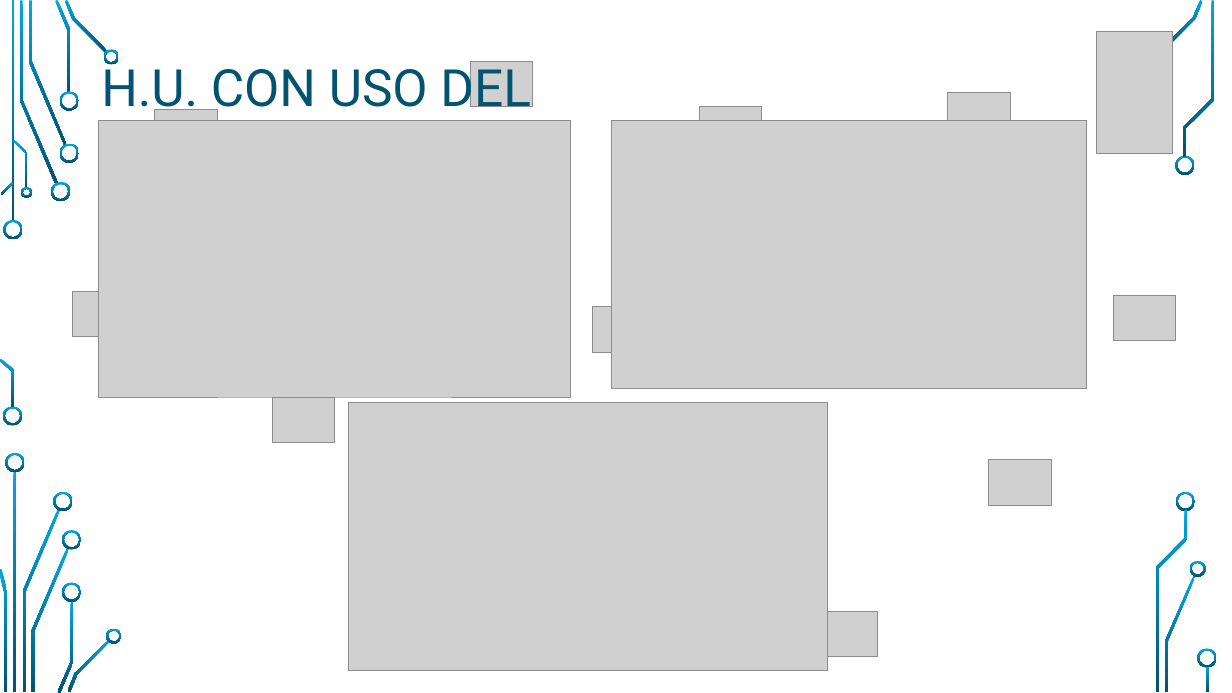
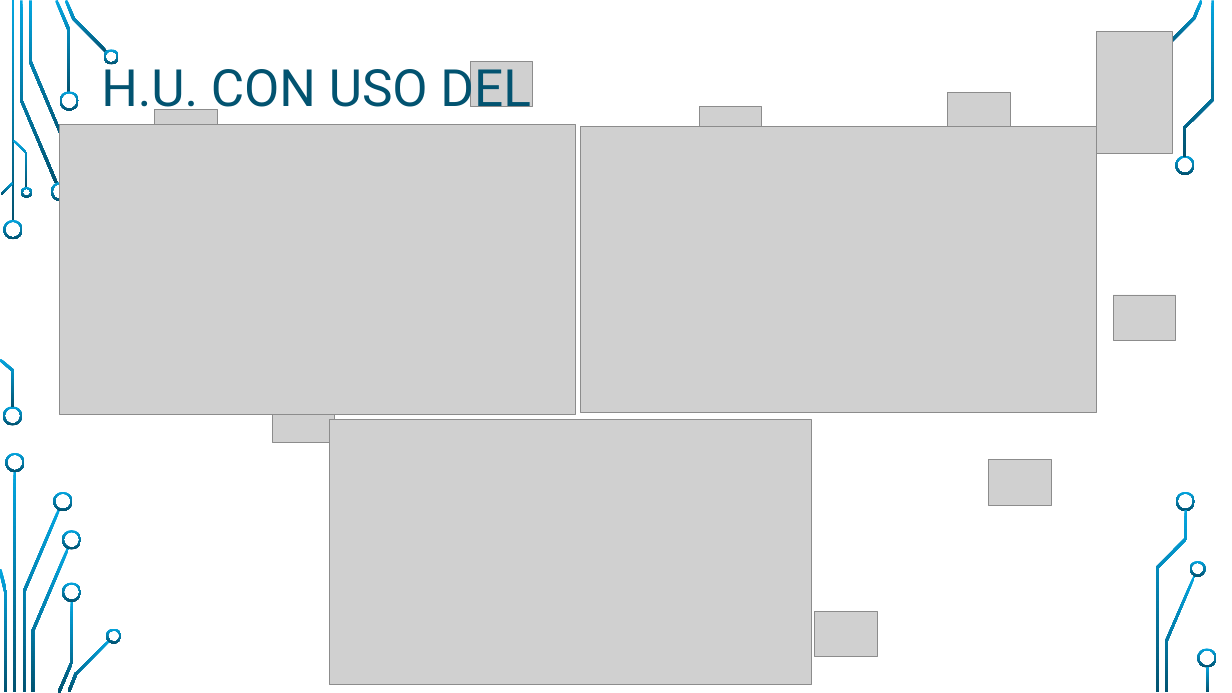
Before and after one commit to Frostqui/MP, a slide deck: slide 7 of Sprint 3/PPT 3.1.pptx. Drawn at 1232x693 pixels with LibreOffice and Linux fonts; fonts in the diff are those of the drawing; grey boxes stand for pictures; background and template pictures are left out. Boxes give left, top, right and bottom in pixels: in the first picture for what was removed or moved away, otherwise in the second. Text is boxed around its words. In the diff, an @@ line names an element or a change of style, - is before the commit and + after.

Commit message:
dani
introducido la hu de las fotos

```diff
--- a/Sprint 3/PPT 3.1.pptx
+++ b/Sprint 3/PPT 3.1.pptx
@@ picture: place and size @@
-picture at [98, 120, 570, 397]
+picture at [59, 125, 575, 415]
@@ picture: place and size @@
-picture at [612, 121, 1088, 389]
+picture at [581, 127, 1097, 412]
@@ picture removed at [72, 291, 135, 336] @@
@@ picture removed at [592, 307, 655, 352] @@
@@ picture: place and size @@
-picture at [349, 403, 828, 670]
+picture at [329, 420, 811, 685]
```
